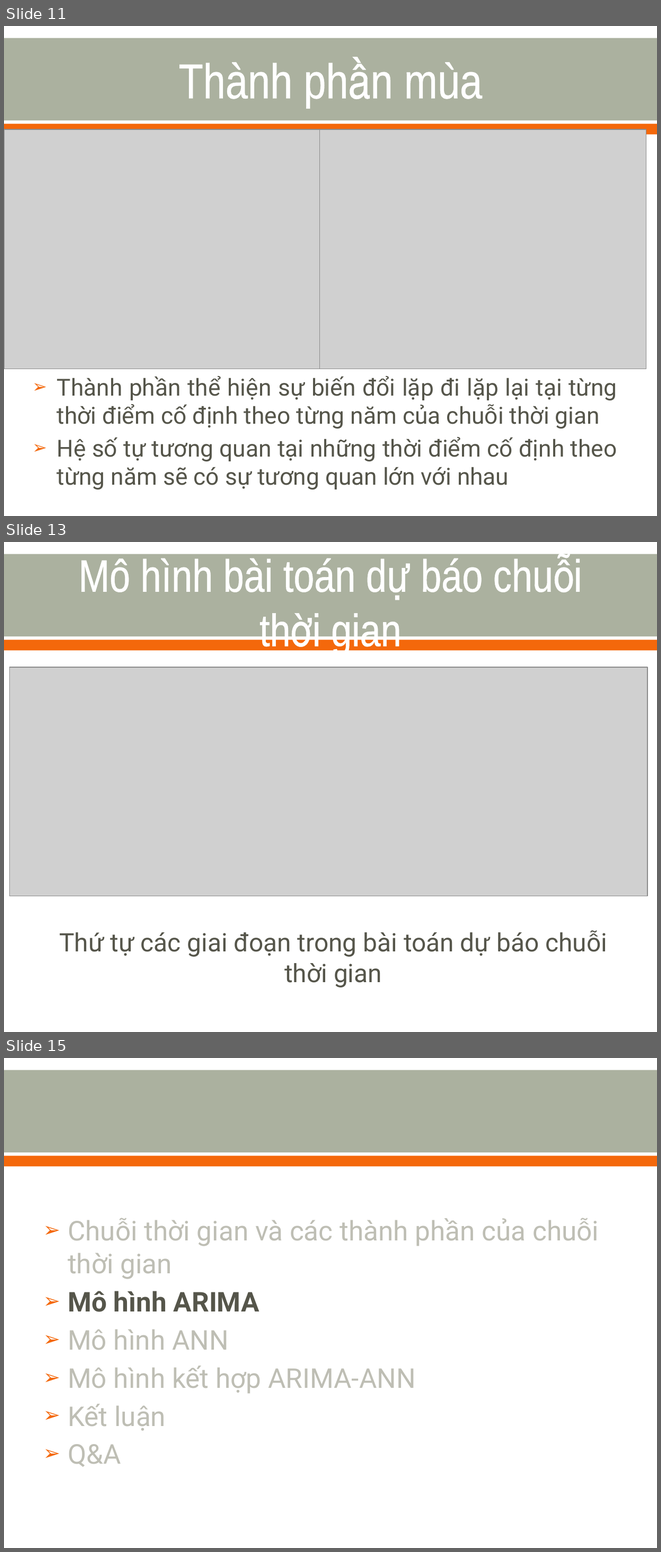
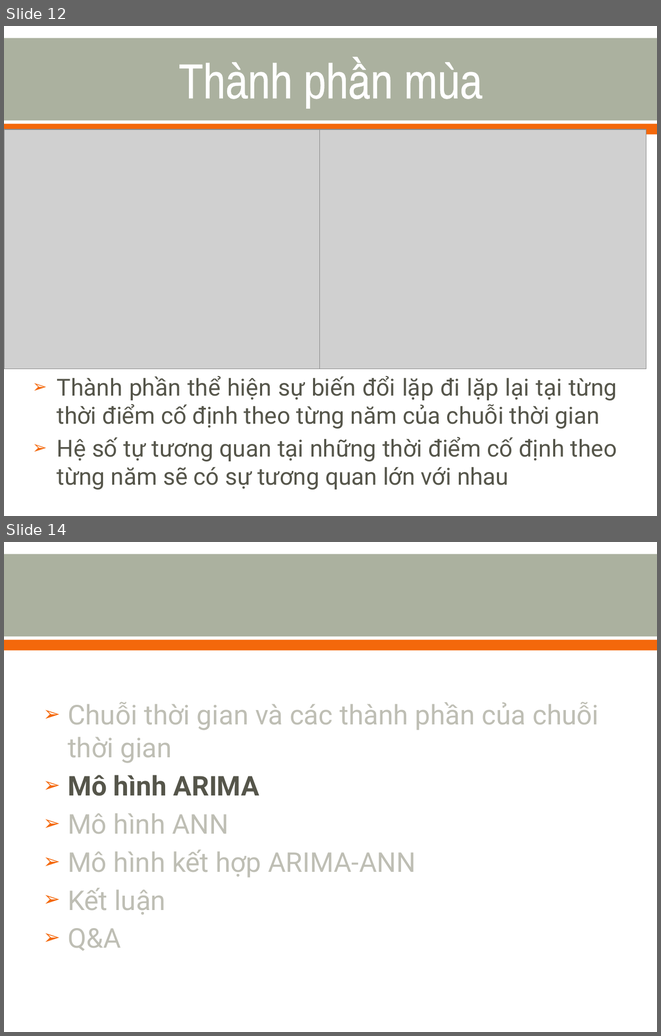
Before and after one commit to nvtthai/forecast-time-series, a slide deck: Report/Presentation.ppt. Shown one above the other, each under a label of ours: slides 11, 13 and 15 before the commit, slides 12 and 14 after it; the slides between them are not shown. The pictures are 661x1552 and 661x1036 pixels, drawn with LibreOffice and Linux fonts; fonts in the diff are those of the drawing; grey boxes stand for pictures. Boxes give left, top, right and bottom in pixels: in the first picture for what was removed or moved away, otherwise in the second. Text is boxed around its words. In the diff, an @@ line names an element or a change of style, - is before the commit and + after.

```diff
--- a/Report/Presentation.ppt
+++ b/Report/Presentation.ppt
@@ slide 13 removed at (4,542,657,1032), background #FFFFFF; not listed: 2 template elements that a slide beside it also shows @@
@@ title removed at (79,558,483,654) @@
-Mô hình bài toán dự báo chuỗi thời gian
@@ picture removed at (9,668,647,896) @@
@@ text removed at (59,930,607,987) @@
-Thứ tự các giai đoạn trong bài toán dự báo chuỗi thời gian
@@ what was slide 11 is now slide 12 @@
@@ what was slide 15 is now slide 14 @@
```
Also in this commit, not shown: 10 slides changed, 2 slides added, 2 other slides removed.
